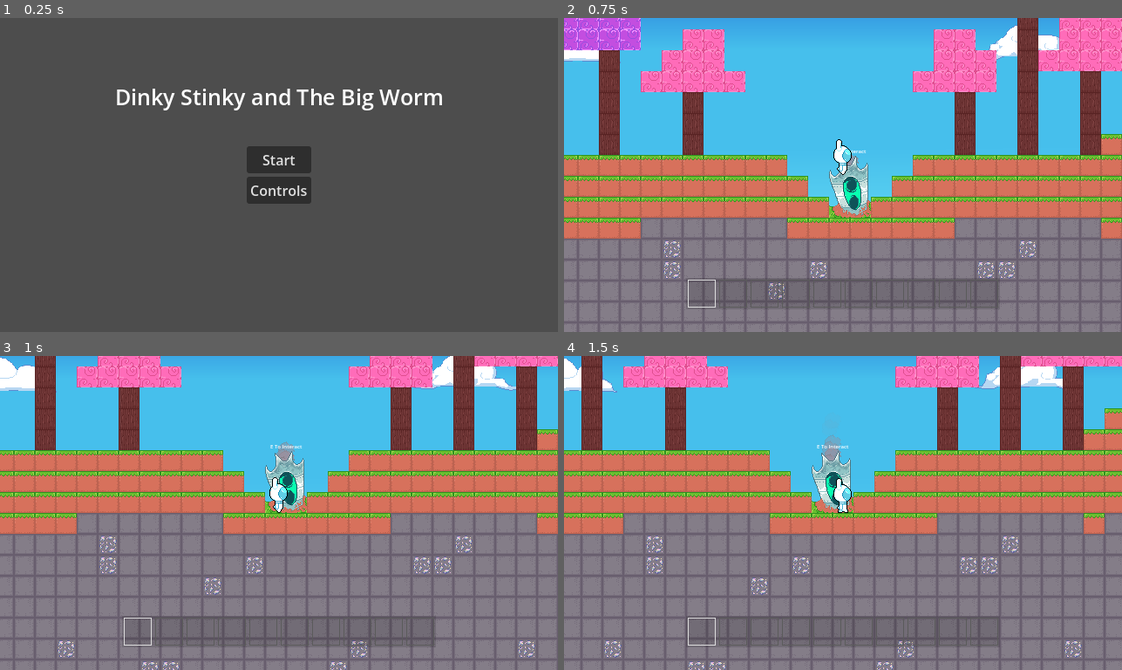
Above: before the commit, frames 1-4 (two rows, left to right).
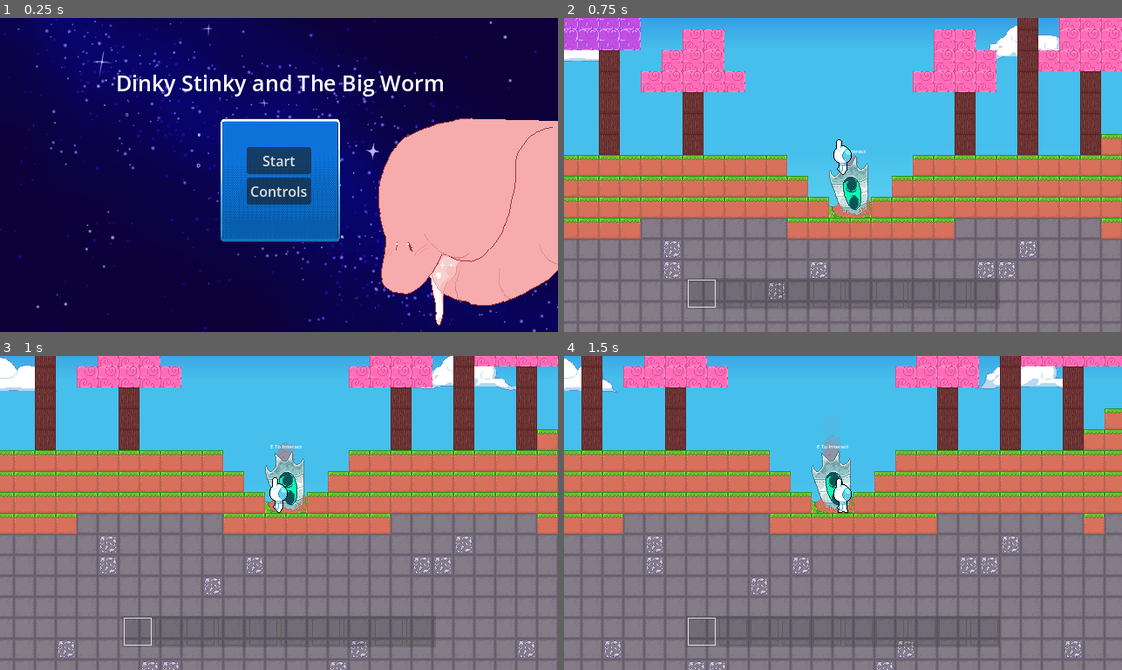
Above: after the commit, the same moments.

Repository: GriffinRio/Game-likeJam10
Game: Godot game, scene res://UI/main_menu.tscn
Two runs of this game, one before a commit and one after it. Both use one fixed random seed, a clock stepped at 60 frames per second and the inputs below.
Inputs (mouse positions are in pixels of both pictures, inside the frame that each line leads up to):
- Up to frame 1 (0.25 s): no input
- Up to frame 2 (0.75 s): click "Start" at 0.5 s
- Up to frame 3 (1 s): no input
- Up to frame 4 (1.5 s): tap Enter at 1.25 s; move the mouse to (965, 497) at 1.27 s; hold D (Move_Right) from 1.28 s (still down); click (965, 497) at 1.35 s

The runs differ from the first frame. In frame 1, 100% of the frame differs, in the area x 0-100%, y 0-100%; in frame 2, nothing differs; in frame 3, nothing differs; in frame 4, nothing differs.

Commit message:
Main menu edits, background music

Diff:
--- a/gameLikeJam10/Characters/player.tscn
+++ b/gameLikeJam10/Characters/player.tscn
@@ -377,7 +377,7 @@
 [node name="AnimatedSprite2D" type="AnimatedSprite2D" parent="." unique_id=305023575]
 position = Vector2(0, -24)
 sprite_frames = SubResource("SpriteFrames_65n15")
-animation = &"Player_Walk"
+animation = &"Player_Idle"
 autoplay = "Player_Walk"
 
 [node name="ToolPivot" type="Node2D" parent="AnimatedSprite2D" unique_id=789756688]
--- a/gameLikeJam10/UI/main_menu.tscn
+++ b/gameLikeJam10/UI/main_menu.tscn
@@ -1,12 +1,18 @@
 [gd_scene format=3 uid="uid://d2eectbo0b8fi"]
 
 [ext_resource type="Script" uid="uid://c6rhr8x8oosma" path="res://UI/main_menu.gd" id="1_p8ccj"]
+[ext_resource type="Texture2D" uid="uid://bh65y61es5umf" path="res://Assets/Art/pmd_frame(1).png" id="2_d8nwk"]
+[ext_resource type="Texture2D" uid="uid://dm6p0owplhuif" path="res://Assets/Art/pmd_bg(1).png" id="3_4cwpn"]
+[ext_resource type="Texture2D" uid="uid://u0p2cr04twix" path="res://Assets/Art/BigFuckingWormCropped1.png" id="4_4cwpn"]
+[ext_resource type="Texture2D" uid="uid://chpnak7dyu4uf" path="res://Assets/Art/start screen.png" id="5_f40uw"]
 
 [node name="MainMenu" type="Control" unique_id=939465010]
 layout_mode = 3
 anchors_preset = 15
 anchor_right = 1.0
 anchor_bottom = 1.0
+offset_top = 1.0
+offset_bottom = 1.0
 grow_horizontal = 2
 grow_vertical = 2
 script = ExtResource("1_p8ccj")
@@ -16,10 +22,10 @@
 anchors_preset = 5
 anchor_left = 0.5
 anchor_right = 0.5
-offset_left = -35.0
-offset_top = 73.0
-offset_right = 36.0
-offset_bottom = 96.0
+offset_left = -187.0
+offset_top = 56.0
+offset_right = 190.0
+offset_bottom = 91.0
 grow_horizontal = 2
 theme_override_font_sizes/font_size = 25
 text = "Dinky Stinky and The Big Worm"
@@ -108,6 +114,27 @@
 Interact - E
 Drop - Q"
 
+[node name="PmdFrame(1)" type="Sprite2D" parent="." unique_id=1296852905]
+position = Vector2(349, 189)
+scale = Vector2(0.103645824, 0.1412037)
+texture = ExtResource("2_d8nwk")
+
+[node name="PmdBg(1)" type="Sprite2D" parent="." unique_id=300803888]
+z_index = -2
+position = Vector2(321.5, 185)
+scale = Vector2(0.070312485, 0.12777777)
+texture = ExtResource("3_4cwpn")
+
+[node name="BigFuckingWormCropped1" type="Sprite2D" parent="." unique_id=818078649]
+position = Vector2(556, 512)
+rotation = 0.02617994
+texture = ExtResource("4_4cwpn")
+
+[node name="StartScreen" type="Sprite2D" parent="." unique_id=208577476]
+z_index = -4
+position = Vector2(320, 179)
+texture = ExtResource("5_f40uw")
+
 [connection signal="pressed" from="VBoxContainer/StartButton" to="." method="_on_start_button_pressed"]
 [connection signal="pressed" from="VBoxContainer/Controls" to="." method="_on_controls_pressed"]
 [connection signal="pressed" from="Controls/ColorRect/ExitControls" to="." method="_on_exit_controls_pressed"]
--- /dev/null
+++ b/gameLikeJam10/default_bus_layout.tres
@@ -0,0 +1,3 @@
+[gd_resource type="AudioBusLayout" format=3 uid="uid://dblhw32dq1qm3"]
+
+[resource]
--- a/gameLikeJam10/main.gd
+++ b/gameLikeJam10/main.gd
@@ -5,6 +5,7 @@
 @onready var player: Player = $Player
 @onready var breaking: Breaking = $WorldUI/Breaking
 @onready var end_animation: AnimatedSprite2D = $CameraUI/EndAnimation
+@onready var mining_sfx: AudioStreamPlayer = $AudioStreamPlayer_mine
 
 ## Constantly stores mouse position in tile_map terms
 
--- a/gameLikeJam10/main.tscn
+++ b/gameLikeJam10/main.tscn
@@ -17,6 +17,7 @@
 [ext_resource type="Texture2D" uid="uid://ddr0yrglp2ymc" path="res://Assets/Art/BigFuckingWormAnimated.png" id="11_efxa6"]
 [ext_resource type="Texture2D" uid="uid://bbkfqw1q3hnam" path="res://Assets/Art/EndAnimation/endingscene5.png" id="12_82xsv"]
 [ext_resource type="AudioStream" uid="uid://cb4faxct7lyec" path="res://Assets/Audio/footstep grass and leaves 2.wav" id="17_yaehf"]
+[ext_resource type="AudioStream" uid="uid://b0b5rlgkaun47" path="res://Assets/Audio/780545__destructo20__gentle-subtle-guitar-background-noise-for-gamefilmtv-etc.wav" id="18_074og"]
 
 [sub_resource type="Gradient" id="Gradient_dg77c"]
 colors = PackedColorArray(1, 1, 1, 1, 1, 1, 1, 0)
@@ -213,5 +214,9 @@
 [node name="AudioStreamPlayer" type="AudioStreamPlayer" parent="." unique_id=1495614475]
 stream = ExtResource("17_yaehf")
 
+[node name="Bg_music" type="AudioStreamPlayer" parent="." unique_id=273306294]
+stream = ExtResource("18_074og")
+autoplay = true
+
 [connection signal="start_mining" from="Player" to="." method="_on_player_start_mining"]
 [connection signal="body_entered" from="EndTrigger" to="." method="_on_end_trigger_body_entered"]
Binary file added: gameLikeJam10/Assets/Art/BigFuckingWormCropped1.png
Not shown, added: gameLikeJam10/Assets/Art/BigFuckingWormCropped1.png.import
Binary file added: gameLikeJam10/Assets/Art/pmd_bg(1).png
Not shown, added: gameLikeJam10/Assets/Art/pmd_bg(1).png.import
Binary file added: gameLikeJam10/Assets/Art/pmd_frame(1).png
Not shown, added: gameLikeJam10/Assets/Art/pmd_frame(1).png.import
Binary file added: gameLikeJam10/Assets/Art/start screen.png
Not shown, added: gameLikeJam10/Assets/Art/start screen.png.import
Not shown, added: gameLikeJam10/Assets/Audio/780545__destructo20__gentle-subtle-guitar-background-noise-for-gamefilmtv-etc.wav.import
Not shown, added: gameLikeJam10/Assets/Audio/780545__destructo20__gentle-subtle-guitar-background-noise-for-gamefilmtv-etc.wav
Not shown, added: gameLikeJam10/Assets/Audio/box crunch 3.wav
